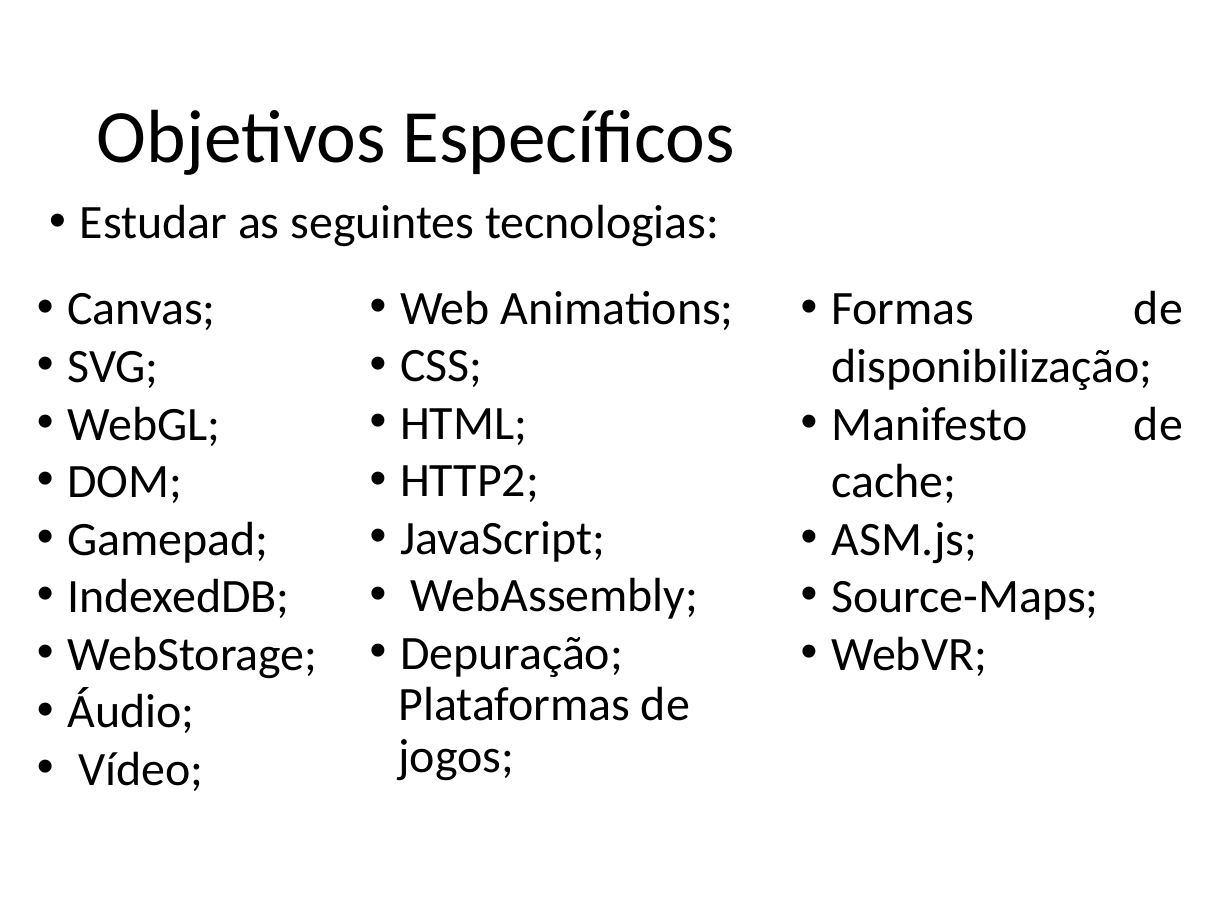
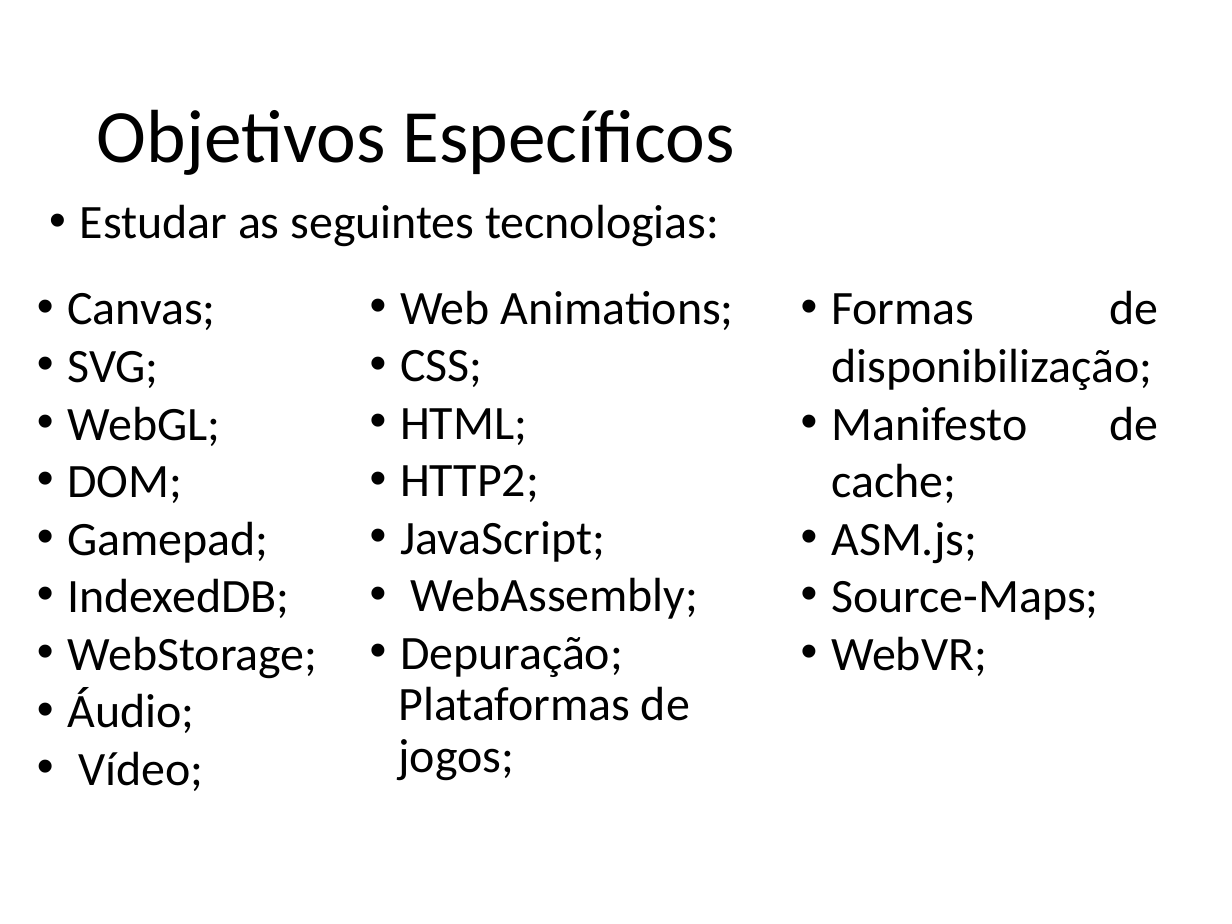
Before and after one commit to jeanCarloMachado/htmlLimitations, a slide deck: slide 7 of LimitacoesHTMLJogosMultiplataforma.odp. Drawn at 1232x924 pixels with LibreOffice and Linux fonts; fonts in the diff are those of the drawing; background and template pictures are left out. Boxes give left, top, right and bottom in pixels: in the first picture for what was removed or moved away, otherwise in the second. Text is boxed around its words. In the diff, an @@ line names an element or a change of style, - is before the commit and + after.

```diff
--- a/LimitacoesHTMLJogosMultiplataforma.odp
+++ b/LimitacoesHTMLJogosMultiplataforma.odp
@@ text "Formas de disponibilização;" rewrapped from bbox=[831, 290, 1183, 676] to bbox=[831, 290, 1158, 676] @@
```
Also in this commit, not shown: 2 other slides changed, 2 other files.
